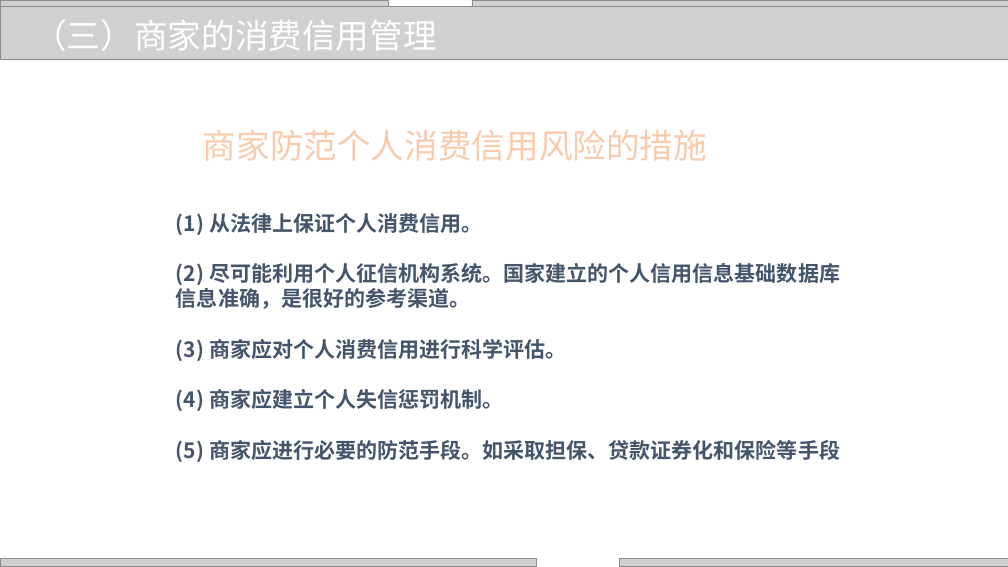
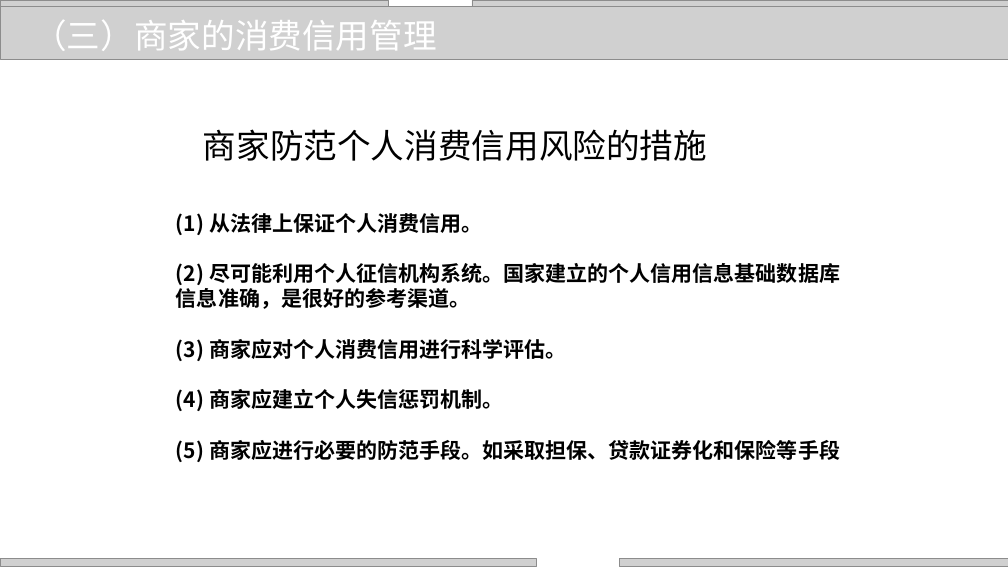
Before and after one commit to zhangjianzhang/internet_credit, a slide deck: slide 13 of files/slides/lecture_15.pptx. Drawn at 1008x567 pixels with LibreOffice and Linux fonts; fonts in the diff are those of the drawing; grey boxes stand for pictures; background and template pictures are left out. Boxes give left, top, right and bottom in pixels: in the first picture for what was removed or moved away, otherwise in the second. Text is boxed around its words. In the diff, an @@ line names an element or a change of style, - is before the commit and + after.

```diff
--- a/files/slides/lecture_15.pptx
+++ b/files/slides/lecture_15.pptx
@@ text "商家防范个人消费信用风险的措施" at bbox=[203, 129, 707, 161]: text colour #F8CBAD to #000000, letter outline #ED7D31 1.75 pt to none @@
@@ text "(1) 从法律上保证个人消费信用。 (2) 尽可能利用个人征信机构系统。国家建立的个人信用信息基础数据库信息准确，是很好 ..." at bbox=[176, 213, 840, 462]: text colour #44546A to #000000 @@
```
Also in this commit, not shown: 5 other slides changed, 6 other files.
